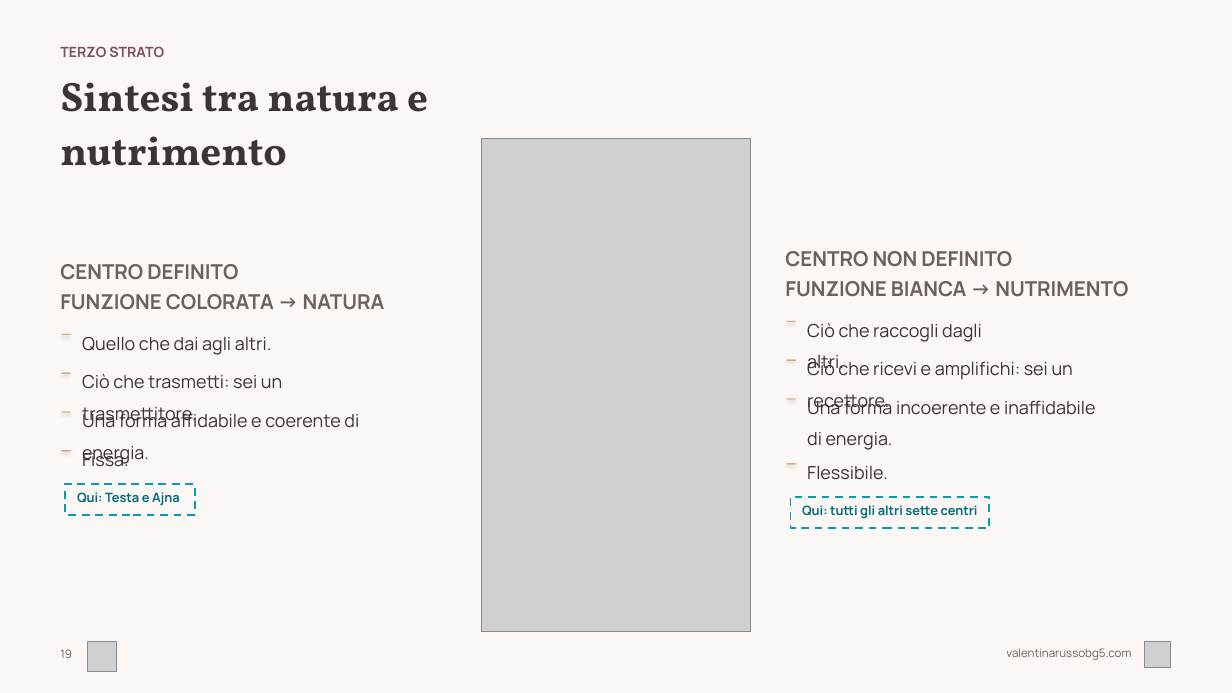
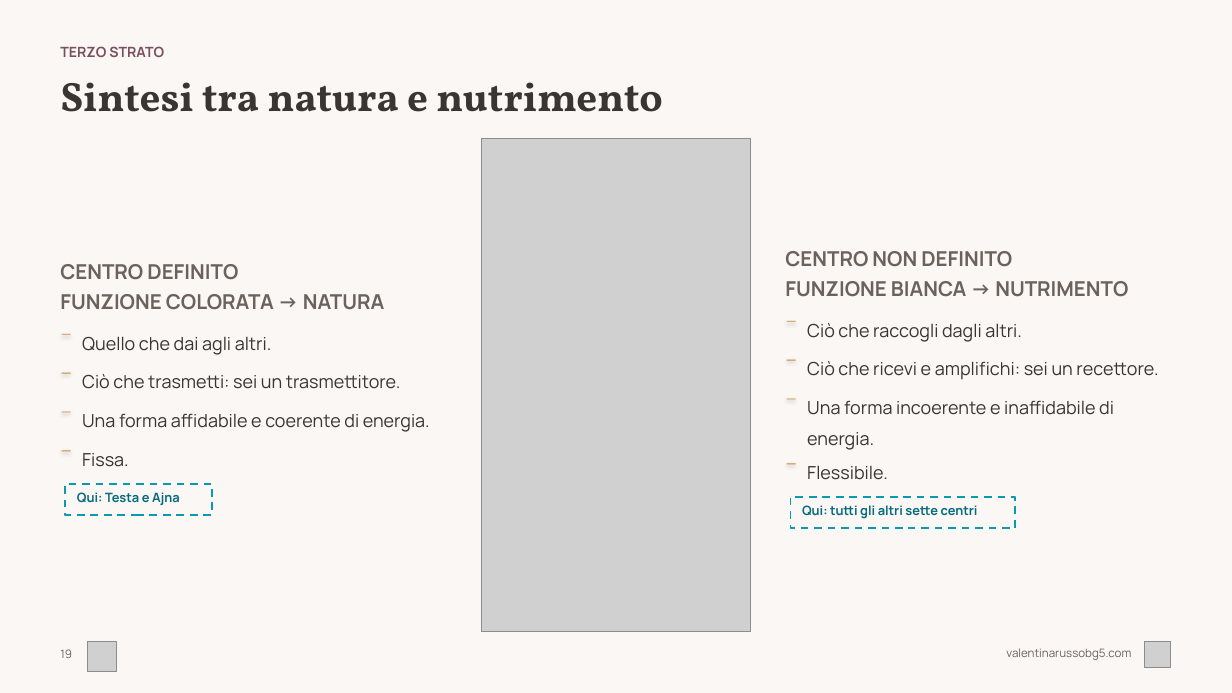
Before and after one commit to valentina-russo/valentinarusso-site, a slide deck: slide 19 of grav-site/root/kit-corso/corso-base-hd.pptx. Drawn at 1232x693 pixels with LibreOffice and Linux fonts; fonts in the diff are those of the drawing; grey boxes stand for pictures. Boxes give left, top, right and bottom in pixels: in the first picture for what was removed or moved away, otherwise in the second. Text is boxed around its words. In the diff, an @@ line names an element or a change of style, - is before the commit and + after.

```diff
--- a/grav-site/root/kit-corso/corso-base-hd.pptx
+++ b/grav-site/root/kit-corso/corso-base-hd.pptx
@@ text "Sintesi tra natura e nutrimento" rewrapped from (x1=60, y1=82, x2=428, y2=166) to (x1=60, y1=82, x2=663, y2=112) @@
@@ text "Ciò che raccogli dagli altri." rewrapped from (x1=807, y1=323, x2=982, y2=374) to (x1=807, y1=323, x2=1022, y2=342) @@
@@ text "Ciò che ricevi e amplifichi: ..." rewrapped from (x1=807, y1=361, x2=1073, y2=413) to (x1=807, y1=361, x2=1158, y2=380) @@
@@ text "Ciò che trasmetti: sei un ..." rewrapped from (x1=82, y1=374, x2=282, y2=426) to (x1=82, y1=374, x2=401, y2=389) @@
@@ text "Una forma incoerente e inaffidabile ..." rewrapped from (x1=807, y1=398, x2=1095, y2=450) to (x1=807, y1=400, x2=1114, y2=450) @@
@@ text "Una forma affidabile e coerente ..." rewrapped from (x1=82, y1=411, x2=359, y2=465) to (x1=82, y1=413, x2=430, y2=432) @@
@@ text "Fissa." rewrapped from (x1=82, y1=449, x2=129, y2=467) to (x1=82, y1=453, x2=129, y2=467) @@
@@ rectangle "Qui: Testa e Ajna" resized from (x1=66, y1=483, x2=195, y2=515) to (x1=66, y1=483, x2=213, y2=515) @@
@@ rectangle "Qui: tutti gli altri sette ..." resized from (x1=791, y1=497, x2=990, y2=529) to (x1=791, y1=497, x2=1016, y2=529) @@
```
Also in this commit, not shown: 29 other slides changed, 1 other file.
